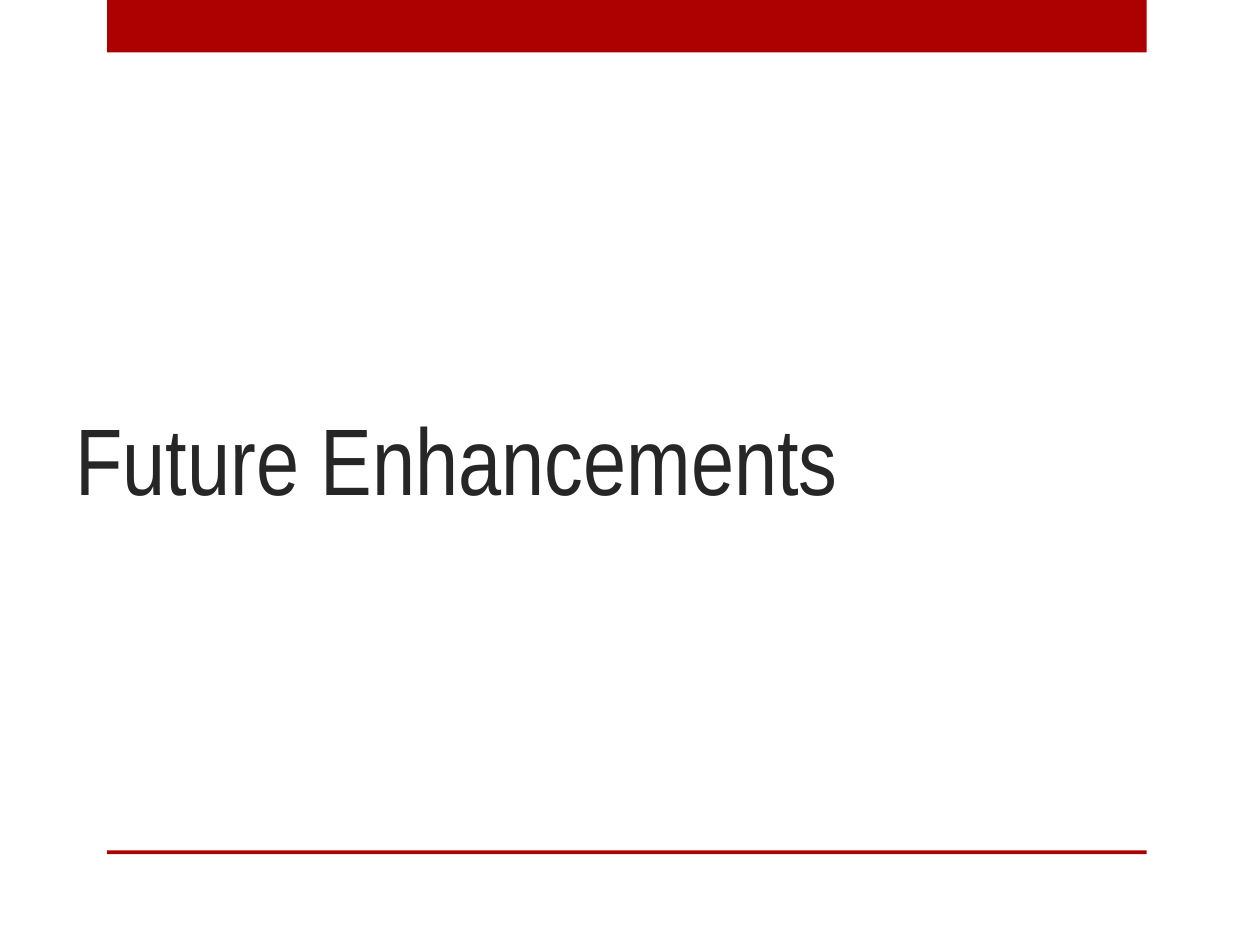
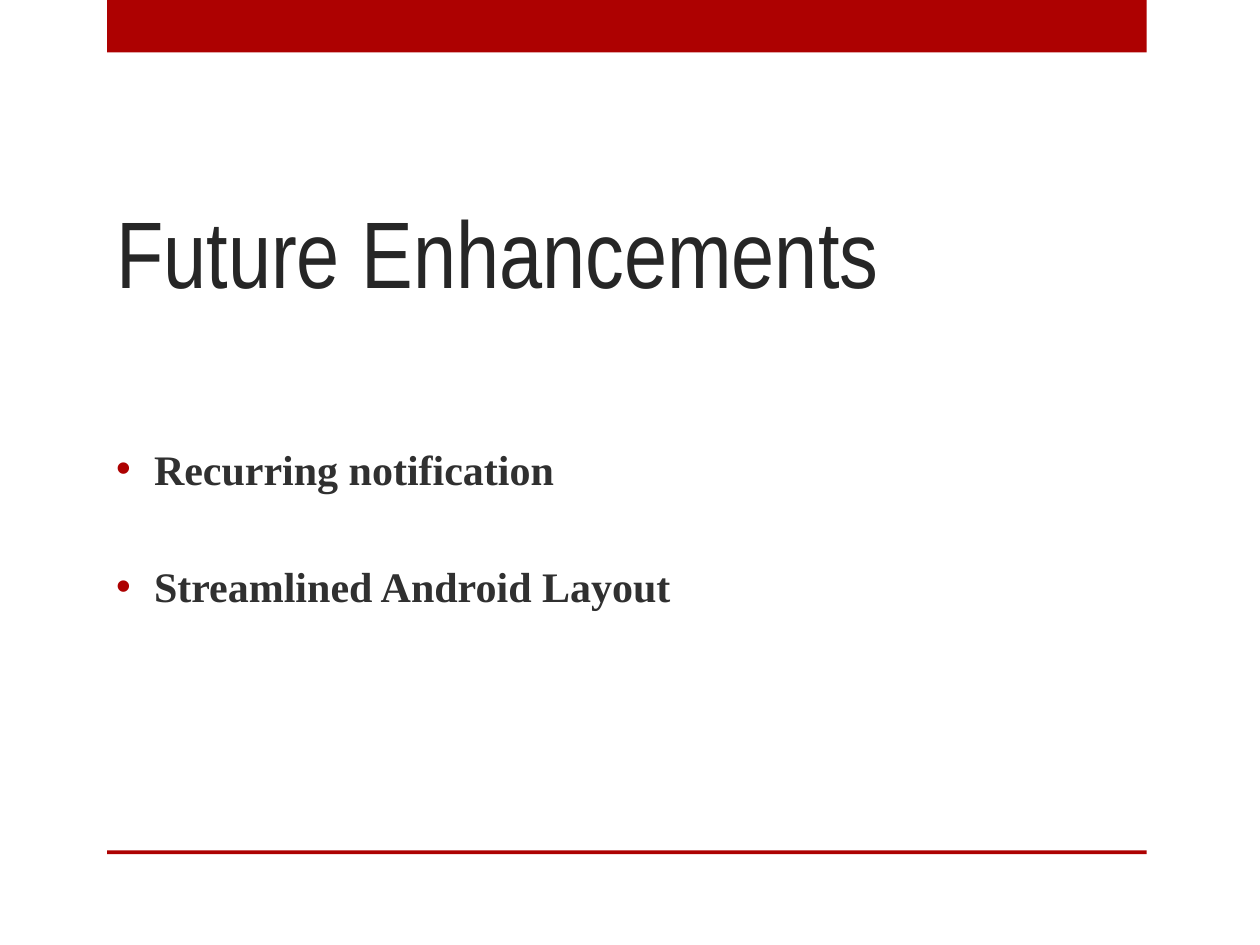
Before and after one commit to UKOpenLexingtonSeniorDesign/presentation, a slide deck: slide 11 of Presentation1.pptx. Drawn at 1260x945 pixels with LibreOffice and Linux fonts; fonts in the diff are those of the drawing; background and template pictures are left out. Boxes give left, top, right and bottom in pixels: in the first picture for what was removed or moved away, otherwise in the second. Text is boxed around its words. In the diff, an @@ line names an element or a change of style, - is before the commit and + after.

```diff
--- a/Presentation1.pptx
+++ b/Presentation1.pptx
@@ title "Future Enhancements": place and size @@
-title "Future Enhancements" at <box>76,426,838,496</box>
+title "Future Enhancements" at <box>116,219,879,289</box>
@@ text added at <box>154,455,670,611</box>, 24 pt, text #303030, bold @@
+• Recurring notification
+• Streamlined Android Layout
```
Also in this commit, not shown: 6 other slides changed.
